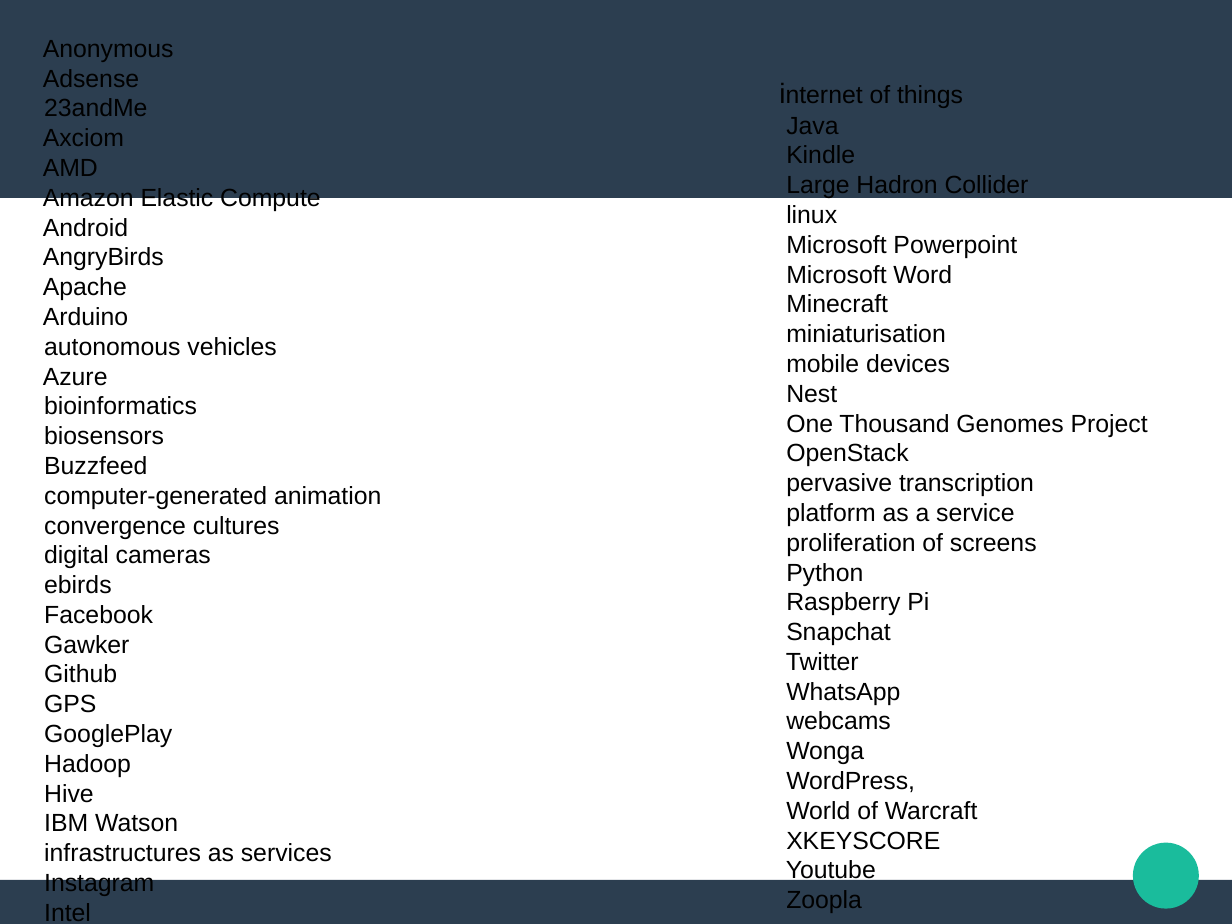
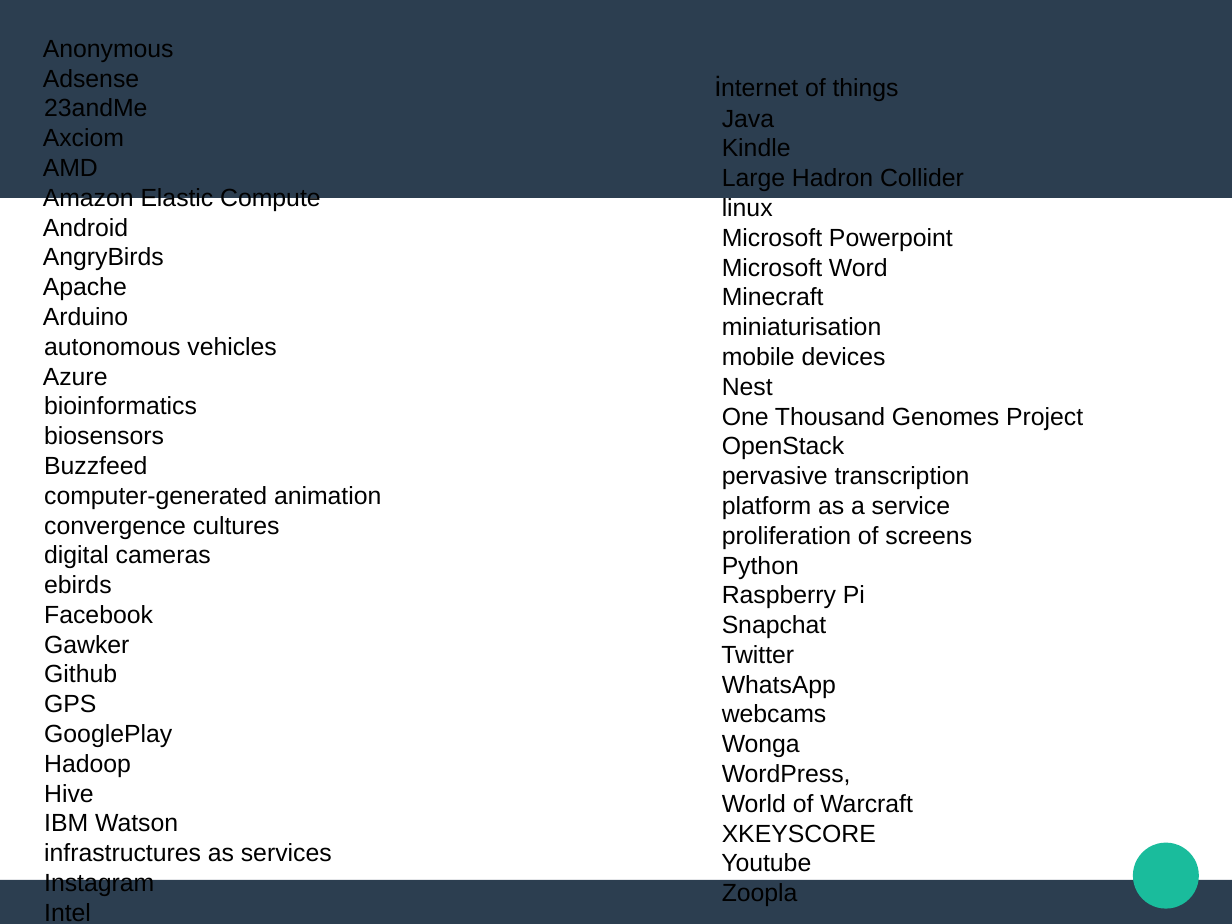
Before and after one commit to rian39/digital_ethics, a slide deck: slide 3 of digital_ethics_slides.odp. Drawn at 1232x924 pixels with LibreOffice and Linux fonts; fonts in the diff are those of the drawing. Boxes give left, top, right and bottom in pixels: in the first picture for what was removed or moved away, otherwise in the second. Text is boxed around its words. In the diff, an @@ line names an element or a change of style, - is before the commit and + after.

```diff
--- a/digital_ethics_slides.odp
+++ b/digital_ethics_slides.odp
@@ text "internet of things" moved from (x1=786, y1=85, x2=1148, y2=913) to (x1=721, y1=78, x2=1083, y2=906) @@
```
Also in this commit, not shown: 6 other slides changed, 2 slides added, 1 other file.
